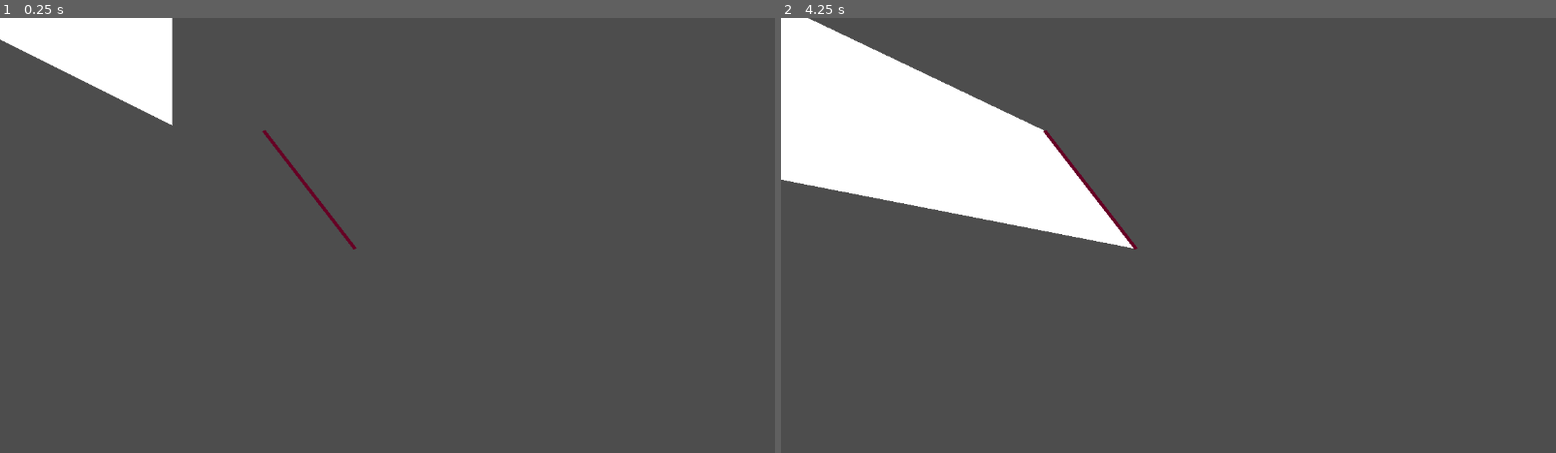
Above: before the commit, frames 1-2 (left to right).
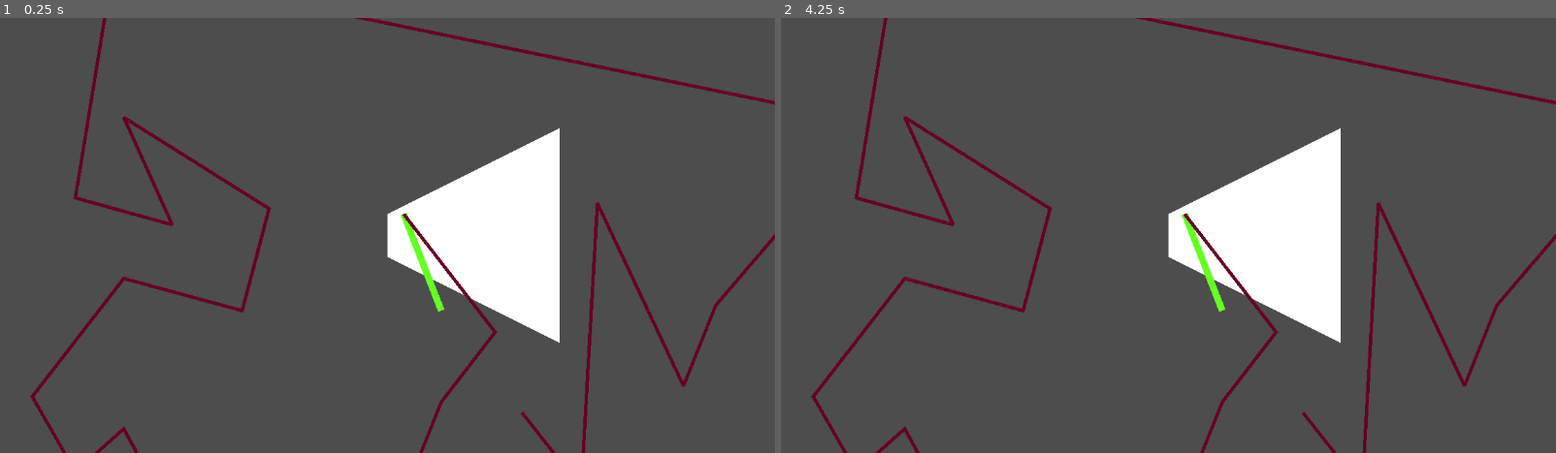
Above: after the commit, the same moments.

Repository: kit-solent/refrigerate
Game: Godot game, scene res://portals/portal.tscn
Same seed, same stepped clock (60 frames per second), same inputs: the game is played once before the commit and once after it. This scene is started directly instead of the project's main scene.
Inputs (mouse positions are in pixels of both pictures, inside the frame that each line leads up to):
- Up to frame 1 (0.25 s): no input
- Up to frame 2 (4.25 s): tap Enter at 0.5, 2, 3.5 s; move the mouse to (1339, 213) at 0.52 s; hold Right (player right) 0.53-1.28 s; tap Up (player jump) at 0.77, 1.52, 3.02, 3.77 s; tap Space at 1.25, 2.75 s; move the mouse to (1013, 257) at 1.27 s; hold Left (player left) 1.28-2.03 s; move the mouse to (1246, 139) at 2.02 s; hold Right (player right) 2.03-3.53 s; move the mouse to (1129, 322) at 2.77 s; move the mouse to (1401, 300) at 3.52 s; hold Left (player left) from 3.53 s (still down); tap ` (debug key) at 4.15 s

The runs differ from the first frame. In frame 1, 13% of the frame differs, in the area x 0-100%, y 0-100%; in frame 2, 21%.

Commit message:
SaveBot commit at 2024-11-02 17:04:03

Diff:
--- a/portals/portal.gd
+++ b/portals/portal.gd
@@ -1,10 +1,9 @@
 class_name Portal extends Node2D
 
 @export var pair:Portal
-@export var point_a:Vector2 = 32 * Vector2.UP
-@export var point_b:Vector2 = 32 * Vector2.DOWN
 
 func _ready():
+	#print(is_between(0, TAU/8, 7*TAU/8))
 	#$line.points = [point_a, point_b]
 	#$line.show()
 	pass
@@ -12,9 +11,9 @@
 	#$sub_viewport.world_2d
 
 func _process(delta: float):
-	if Input.is_action_just_pressed("debug key"):
-		$marker_2d.global_position = get_global_mouse_position()
-		set_view($marker_2d)
+	$marker_2d.global_position = get_global_mouse_position()
+	set_view($marker_2d)
+	pass
 
 func fix_angle(angle:float):
 	"""
@@ -32,8 +31,53 @@
 	var big_angle = max(a, b)
 	var small_angle = min(a, b)
 	var diff = big_angle - small_angle
-	if diff < TAU:pass
-
+	print(big_angle)
+	print(small_angle)
+	print(diff)
+	# this is the acute direction from small to big
+	var direction = diff < TAU # true is clockwise and false is anticlockwise
+	# this is the absolute angle between a and b
+	var abs_diff = diff if direction else TAU - diff
+
+	print("direction is")
+	print(direction)
+	if direction:
+		# clockwise is just a standard check
+		return small_angle < angle and angle < big_angle
+	else:
+		# anticlockwise only happens when the positive x axis is inside the angle
+		print(angle)
+		print(small_angle)
+		print(big_angle)
+		return angle < small_angle or angle > big_angle
+
+
+# TODO: This needs finishing. Consider: https://en.wikipedia.org/wiki/Cohen%E2%80%93Sutherland_algorithm
+func get_portal_line(line:PackedVector2Array, bounds:Rect2):
+	"""
+	returns the portion of the portal line that is inside the given bounds
+	"""
+	# remove all points where both the point and the points to either side of it are outside the bounds.
+	# record all points that are outside but that have an adjacent point inside so that these can be moved
+	# to the border.
+	var points = []
+
+	# move all out of bound points toward their previous point
+
+	# compute the intersection points and use them in place of the out of bounds points.
+	for i in range(len(points)):
+		if bounds.has_point(points[i]):
+			points.append(points[i])
+		else:
+			var in_point = points[i - 1] if i >= 1 else points[i + 1]
+
+			var cast_point = get_cast_point(in_point, points[i], bounds)
+
+			points.append(cast_point[0])
+
+
+
+	return points
 
 func set_view(target:Node):
 	var global_bounds = get_viewport_rect()
@@ -45,14 +89,6 @@
 	var viewport_bottom_right = viewport_top_right + Vector2.DOWN  * bounds.size.y
 
 	var target_pos = to_local(target.global_position)
-
-	@warning_ignore("shadowed_variable")
-	var point_a = $line.points[0] + $line.position
-	@warning_ignore("shadowed_variable")
-	var point_b = $line.points[1] + $line.position
-
-	var cast_a = get_cast_point(target_pos, point_a, bounds)
-	var cast_b = get_cast_point(target_pos, point_b, bounds)
 
 	# the angles from the cast_point to the corners of the screen.
 	var angle_tl = fix_angle(target_pos.angle_to_point(viewport_top_left))
@@ -60,51 +96,27 @@
 	var angle_bl = fix_angle(target_pos.angle_to_point(viewport_bottom_left))
 	var angle_br = fix_angle(target_pos.angle_to_point(viewport_bottom_right))
 
-	var angle_a = fix_angle(target_pos.angle_to_point(point_a))
-	var angle_b = fix_angle(target_pos.angle_to_point(point_b))
-
-	# find and record the larger and smaller of the angles and points.
-	var angle1 # smaller
-	var cast1
-	var point1
-	var angle2 # larger
-	var cast2
-	var point2
-	if angle_a < angle_b:
-		angle1 = angle_a
-		cast1  = cast_a
-		point1 = point_a
-
-		angle2 = angle_b
-		cast2  = cast_b
-		point2 = point_b
-	else:
-		angle1 = angle_b
-		cast1  = cast_b
-		point1 = point_b
-
-		angle2 = angle_a
-		cast2  = cast_a
-		point2 = point_a
-
-	var points = [point1, cast1]
-
-	var angles = {
-		angle_br:viewport_bottom_right,
-		angle_bl:viewport_bottom_left,
-		angle_tl:viewport_top_left,
-		angle_tr:viewport_top_right
-	}
-
-	# this is the angles from smallest to largest
-	for a in angles:
-		if angle1 < a and a < angle2:
-			# if i is between angle1 and angle2
-			points.append(angles[a])
-
-	points.append_array([cast2, point2])
+	# get the points that make up the portal border.
+	var portal_points = $line.points
+
+	var cast_points = []
+	var edges = []
+	var angles = []
+	for i in portal_points:
+		var err = get_cast_point(target_pos, i, bounds)
+		if err:
+			return ERR_HELP
+		cast_points.append(err[0])
+		edges.append(err[1])
+		angles.append(fix_angle(target_pos.angle_to_point(i)))
+
+	# start the polygon with all the points that make up the portal line.
+	var points = portal_points
+	cast_points.reverse()
+	points.append_array(cast_points)
 
 	$view.polygon = points
+	$line2.points = points
 
 func get_cast_point(target:Vector2, cast_point:Vector2, bounds:Rect2):
 	"""
@@ -112,8 +124,8 @@
 	target is the position from which the line is cast.
 	cast_point is the point towards which the line is cast.
 	"""
-	if not (bounds.has_point(target) and bounds.has_point(cast_point)):
-		printerr("Invalid arguments to get_cast_point, both points must be inside the given bounds.")
+	if not bounds.has_point(target):
+		printerr("Invalid arguments to get_cast_point, `target` must be inside the given bounds.")
 		return ERR_INVALID_PARAMETER
 
 	# the coordinates of the corners of the viewport rectangle relative to our origin.
@@ -155,8 +167,8 @@
 
 	# calculate which edge the line points towards based on the angle.
 	# also calculate the point of intersection.
-	if angle_br < angle and angle < angle_bl:
-		edge = Vector2.DOWN
+	if angle_br < angle and angle <= angle_bl:
+		edge = Vector2.DOWN # including bottom left
 
 		# calculate the vertical distance from the target to the bottom edge.
 		dist = viewport_bottom_left.y - target.y
@@ -173,8 +185,8 @@
 
 		intersect = Vector2((1 if dsign else -1) * distance, dist)
 
-	elif angle_bl < angle and angle < angle_tl:
-		edge = Vector2.LEFT
+	elif angle_bl < angle and angle <= angle_tl:
+		edge = Vector2.LEFT # including top left
 
 		# calculate the horrisontal distance from the target to the left edge.
 		dist = viewport_top_left.x - target.x
@@ -192,8 +204,8 @@
 
 		intersect = Vector2(dist, (1 if dsign else -1) * distance)
 
-	elif angle_tl < angle and angle < angle_tr:
-		edge = Vector2.UP
+	elif angle_tl < angle and angle <= angle_tr:
+		edge = Vector2.UP # including top right
 
 		# calculate the vertical distance from the target to the top edge.
 		dist = viewport_top_left.y - target.y
@@ -207,7 +219,7 @@
 			theta = TAU - angle
 			dsign = true
 
-		## NOTE: interesting point some of the other theta calculations are just
+		## NOTE: interesting point, some of the other theta calculations are just
 		## the negative of their pair. This is actually the case here but TAU - angle
 		## is equivalent and prevents negative results.
 
@@ -215,8 +227,8 @@
 
 		intersect = Vector2((1 if dsign else -1) * distance, dist)
 
-	elif (angle > angle_tr) or (angle < angle_br):
-		edge = Vector2.RIGHT
+	elif angle > angle_tr or angle <= angle_br:
+		edge = Vector2.RIGHT # including bottom right
 
 		# calculate the horrisontal distance from the target to the right edge.
 		dist = viewport_top_right.x - target.x
@@ -238,4 +250,4 @@
 	# currently the intersect is relative to the target point so convert to local coords by adding the target point.
 	intersect += target
 
-	return intersect
+	return [intersect, edge]
--- a/portals/portal.tscn
+++ b/portals/portal.tscn
@@ -12,9 +12,12 @@
 polygon = PackedVector2Array(0, 32, 0, -32, 256, -160, 256, 160)
 uv = PackedVector2Array(0, 32, 0, -32, 256, -160, 256, 160)
 
+[node name="line2" type="Line2D" parent="."]
+points = PackedVector2Array(24, -32, 80, 112)
+default_color = Color(0.4, 1, 0.141176, 1)
+
 [node name="line" type="Line2D" parent="."]
-position = Vector2(368, 200)
-points = PackedVector2Array(24, -32, 160, 144)
+points = PackedVector2Array(24, -32, 160, 144, 80, 248, 16, 408, -192, 424, -288, 480, -392, 288, -464, 352, -528, 240, -392, 64, -216, 112, -176, -40, -392, -176, -320, -16, -464, -56, -408, -400, 720, -168, 488, 104, 440, 224, 312, -48, 288, 376, 200, 264)
 width = 5.0
 default_color = Color(0.400635, 0, 0.140478, 1)
 
@@ -23,3 +26,5 @@
 transparent_bg = true
 
 [node name="camera_2d" type="Camera2D" parent="sub_viewport"]
+
+[node name="camera_2d" type="Camera2D" parent="."]
